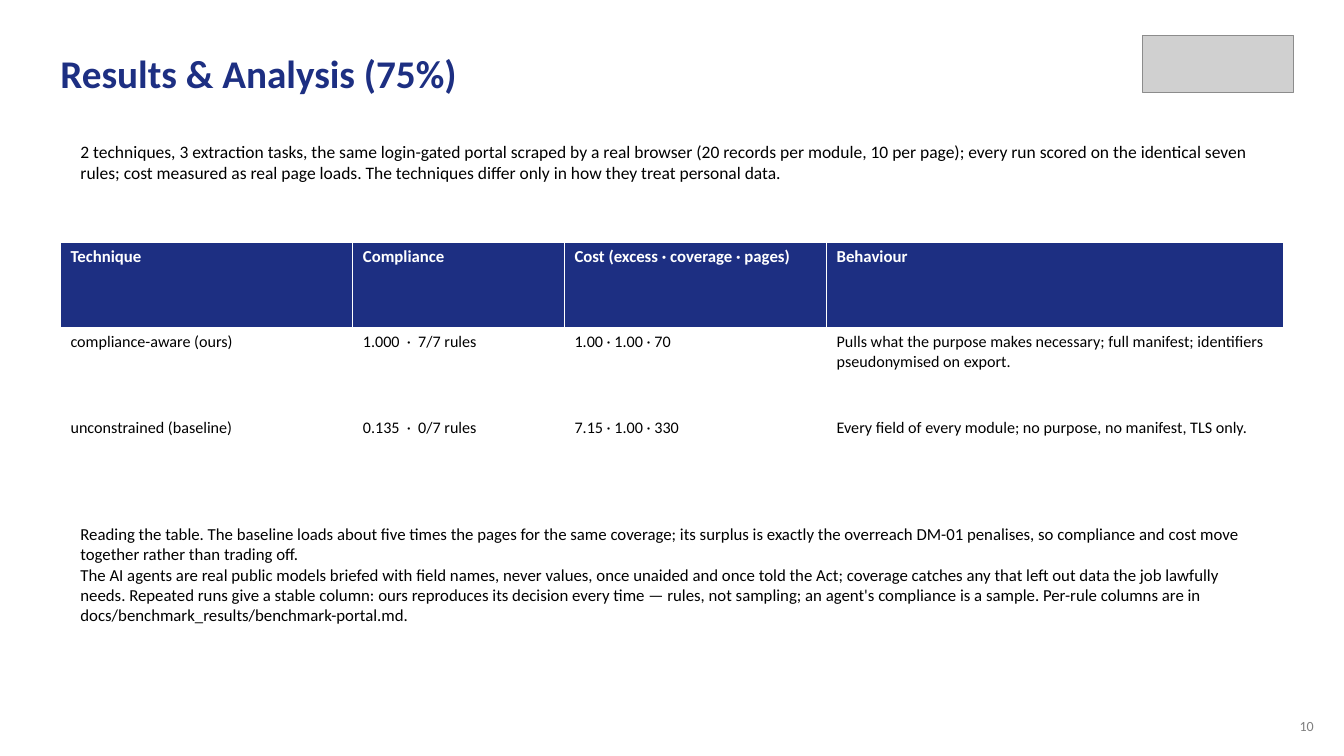
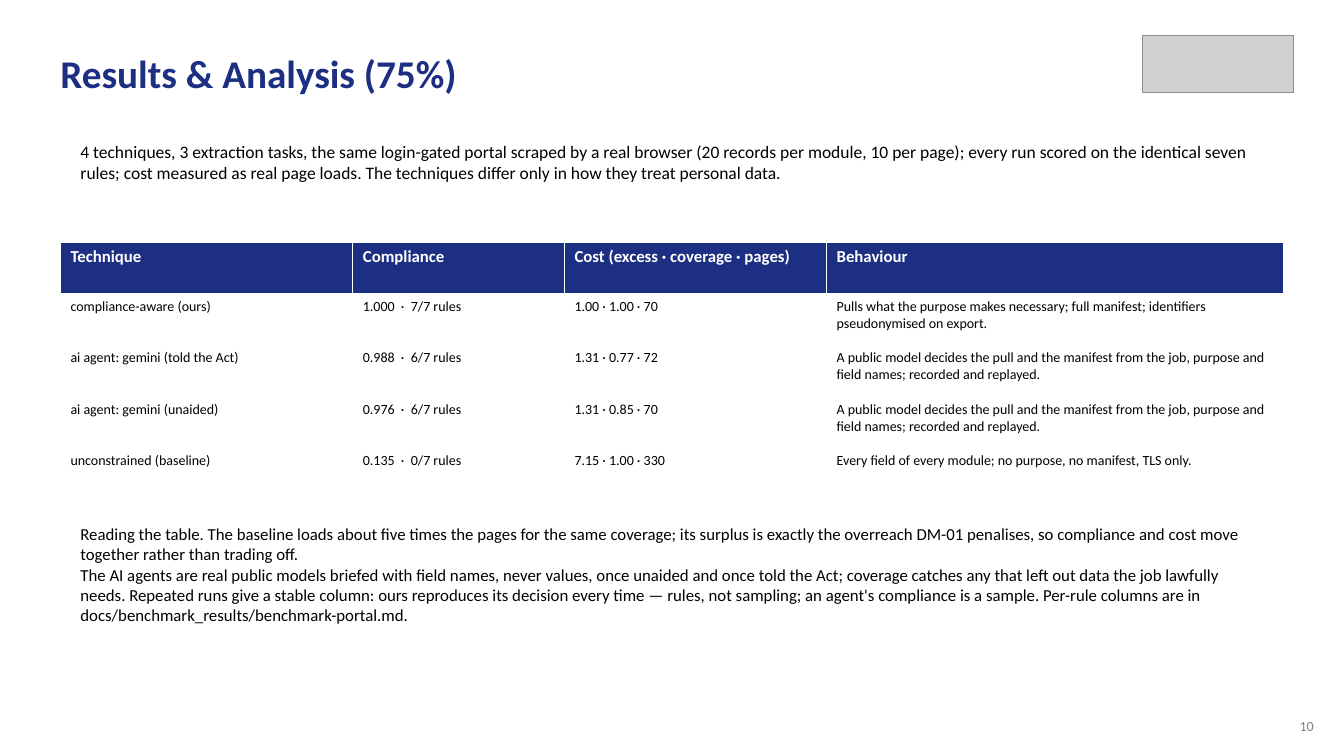
Before and after one commit to aysk1209/his-scraping-dpdp-project, a slide deck: slide 10 of Review-II.pptx. Drawn at 1344x756 pixels with LibreOffice and Linux fonts; fonts in the diff are those of the drawing; grey boxes stand for pictures. Boxes give left, top, right and bottom in pixels: in the first picture for what was removed or moved away, otherwise in the second. Text is boxed around its words. In the diff, an @@ line names an element or a change of style, - is before the commit and + after.

```diff
--- a/Review-II.pptx
+++ b/Review-II.pptx
@@ text at [80, 145, 1246, 182]: text changed @@
-2 techniques, 3 extraction tasks, the same login-gated portal scraped by a real browser (20 records per module, 10 per page); every run scored on the identical seven rules; cost measured as real page loads. The techniques differ only in how they treat personal data.
+4 techniques, 3 extraction tasks, the same login-gated portal scraped by a real browser (20 records per module, 10 per page); every run scored on the identical seven rules; cost measured as real page loads. The techniques differ only in how they treat personal data.
@@ table at [60, 242, 1284, 499] @@
+row 3: ai agent: gemini (told the Act) | 0.988 · 6/7 rules | 1.31 · 0.77 · 72 | A public model decides the pull and the manifest from the job, purpose and field names; recorded and replayed.
+row 4: ai agent: gemini (unaided) | 0.976 · 6/7 rules | 1.31 · 0.85 · 70 | A public model decides the pull and the manifest from the job, purpose and field names; recorded and replayed.
```
Also in this commit, not shown: 7 other files.
